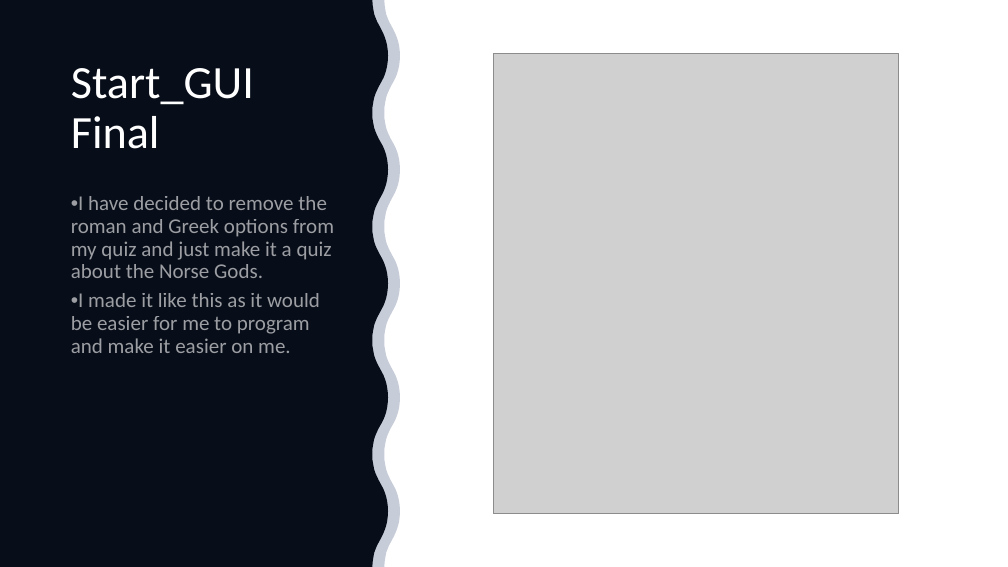
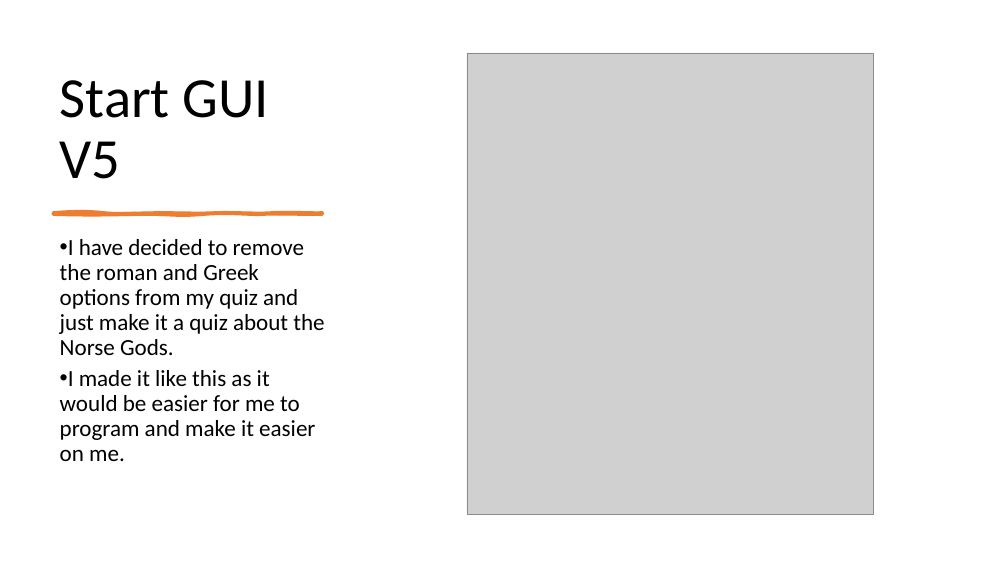
Before and after one commit to morrisj70800/01_Assesment, a slide deck: slide 9 of Programming Assesment.pptx. Drawn at 1008x567 pixels with LibreOffice and Linux fonts; fonts in the diff are those of the drawing; grey boxes stand for pictures. Boxes give left, top, right and bottom in pixels: in the first picture for what was removed or moved away, otherwise in the second. Text is boxed around its words. In the diff, an @@ line names an element or a change of style, - is before the commit and + after.

Commit message:
Game Class GUI
Started development of game class gui

```diff
--- a/Programming Assesment.pptx
+++ b/Programming Assesment.pptx
@@ freeform shape removed at (0, 0, 388, 567) @@
@@ freeform shape removed at (0, 0, 400, 567) @@
@@ title "Start GUI V5" at (60, 80, 269, 179): vertical alignment top to bottom @@
@@ picture: place and size @@
-picture at (493, 53, 899, 513)
+picture at (467, 53, 873, 514)
@@ title at (60, 80, 269, 179): text changed; size 44 to 54 pt; text colour #FFFFFF to #000000 @@
-Start_GUI Final
+Start GUI V5
@@ text "I have decided to remove ...": place and size @@
-text "I have decided to remove ..." at (71, 196, 334, 353)
+text "I have decided to remove ..." at (60, 239, 324, 461)
@@ text "I have decided to remove ..." at (60, 239, 324, 461): size 20 to 22 pt, text colour #FFFFFF at 60% opacity to #000000 @@
@@ freeform shape added at (53, 212, 322, 214), fill #ED7D31, outline #ED7D31 3 pt @@
```
Also in this commit, not shown: 4 other slides changed, 1 slide added, 2 other files.
